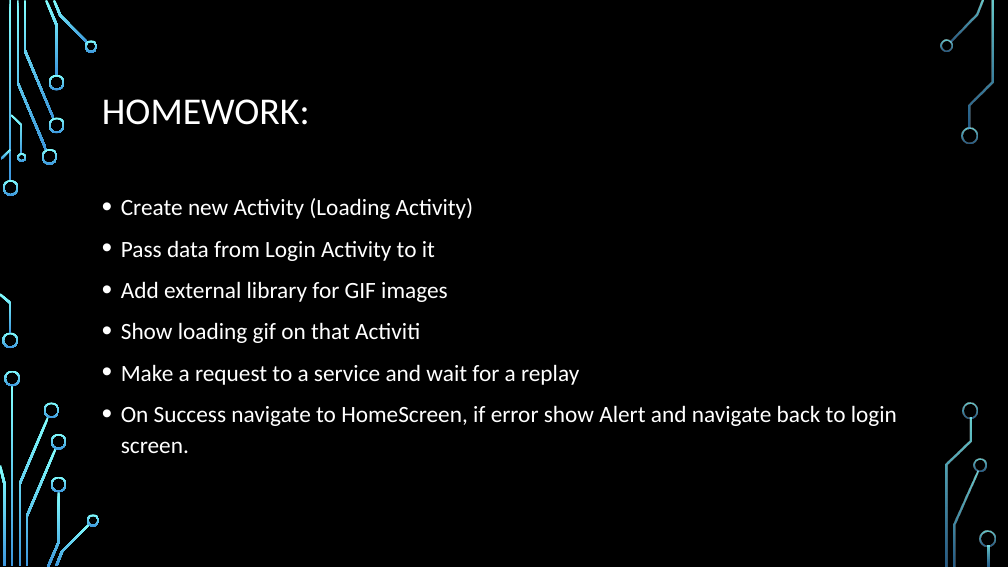
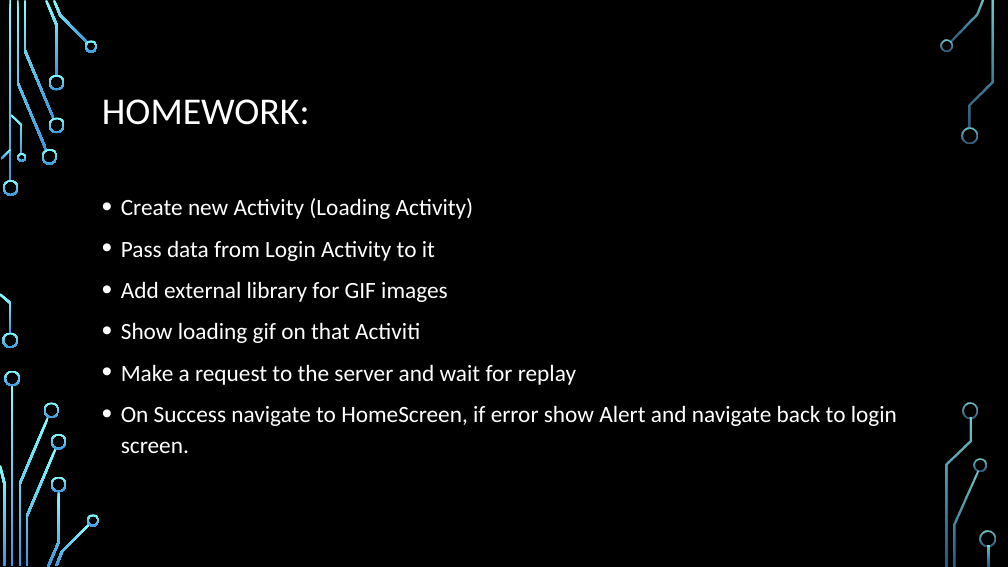
Before and after one commit to kr0st/android-ingenico, a slide deck: slide 18 of Lesson 2/Presentation.pptx. Drawn at 1008x567 pixels with LibreOffice and Linux fonts; fonts in the diff are those of the drawing; background and template pictures are left out. Boxes give left, top, right and bottom in pixels: in the first picture for what was removed or moved away, otherwise in the second. Text is boxed around its words. In the diff, an @@ line names an element or a change of style, - is before the commit and + after.

```diff
--- a/Lesson 2/Presentation.pptx
+++ b/Lesson 2/Presentation.pptx
@@ text at box(121, 364, 576, 385): text changed @@
-• Make a request to a service and wait for a replay
+• Make a request to the server and wait for replay
```
Also in this commit, not shown: 1 other file.
